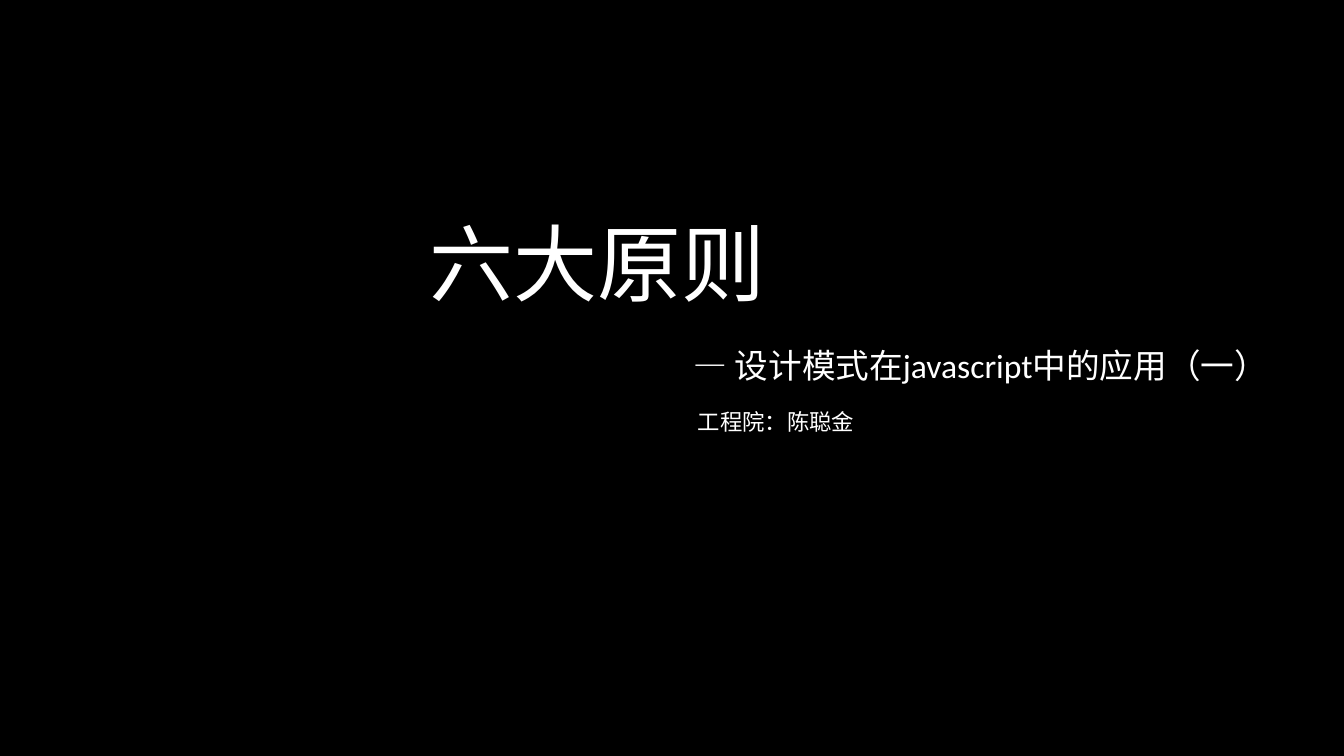
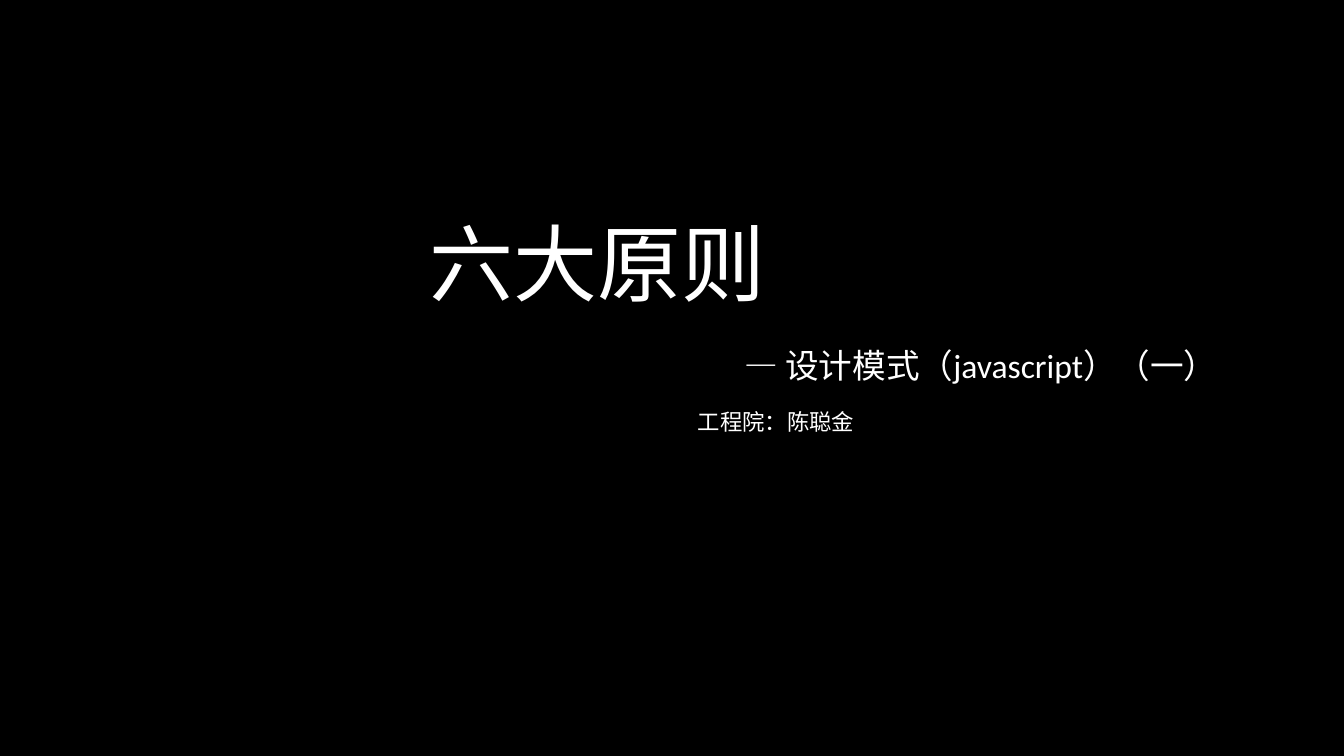
Before and after one commit to 643364103/design, a slide deck: slide 1 of designpattern/ppt/设计模式（一）.pptx. Drawn at 1344x756 pixels with LibreOffice and Linux fonts; fonts in the diff are those of the drawing. Boxes give left, top, right and bottom in pixels: in the first picture for what was removed or moved away, otherwise in the second. Text is boxed around its words. In the diff, an @@ line names an element or a change of style, - is before the commit and + after.

Commit message:
midify title

```diff
--- a/designpattern/ppt/设计模式（一）.pptx
+++ b/designpattern/ppt/设计模式（一）.pptx
@@ title at (785,349,1217,384): text changed @@
-— 设计模式在javascript中的应用（一）
+— 设计模式（javascript）（一）
```
